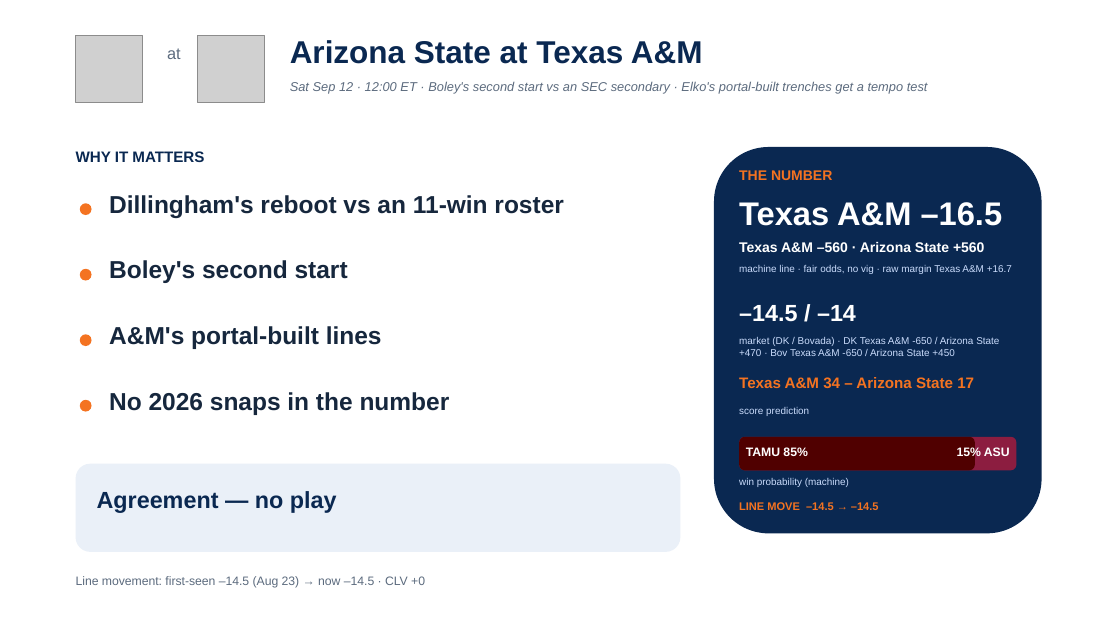
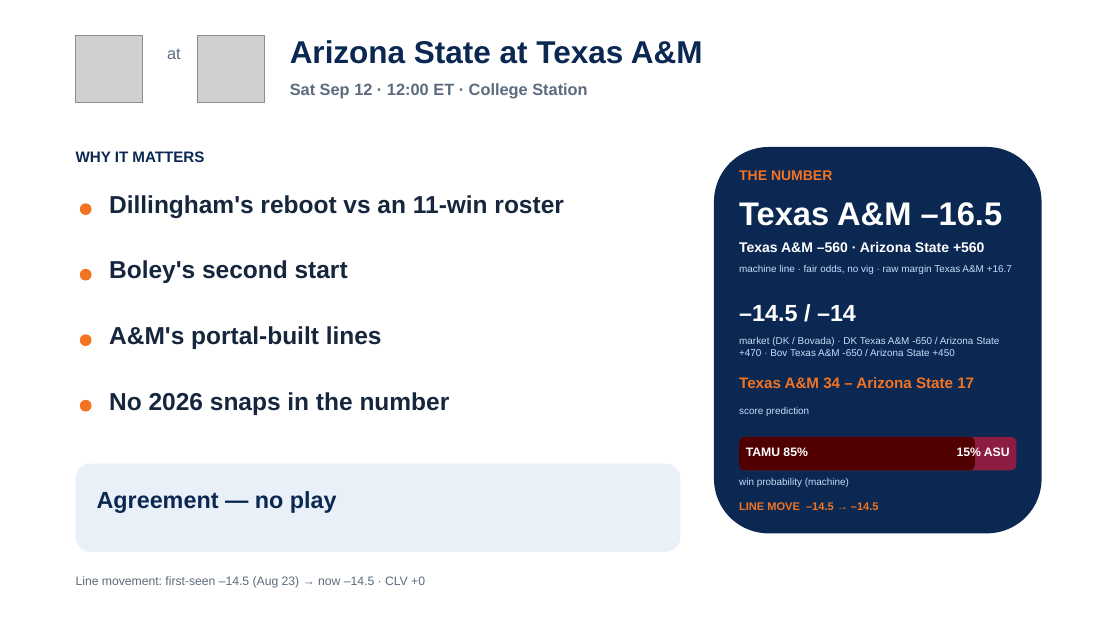
Before and after one commit to lucasalvarezflorida-lab/ncaa-fbs-analytics, a slide deck: slide 9 of decks/2026_Week2_Episode3.pptx. Drawn at 1120x630 pixels with LibreOffice and Linux fonts; fonts in the diff are those of the drawing; grey boxes stand for pictures. Boxes give left, top, right and bottom in pixels: in the first picture for what was removed or moved away, otherwise in the second. Text is boxed around its words. In the diff, an @@ line names an element or a change of style, - is before the commit and + after.

```diff
--- a/decks/2026_Week2_Episode3.pptx
+++ b/decks/2026_Week2_Episode3.pptx
@@ text at (290, 83, 587, 99): text changed; size 11 to 14 pt; bold on; italic off @@
-Sat Sep 12 · 12:00 ET · Boley's second start vs an SEC secondary · Elko's portal-built trenches get a tempo test
+Sat Sep 12 · 12:00 ET · College Station
```
Also in this commit, not shown: 4 other slides changed, 1 other file.
